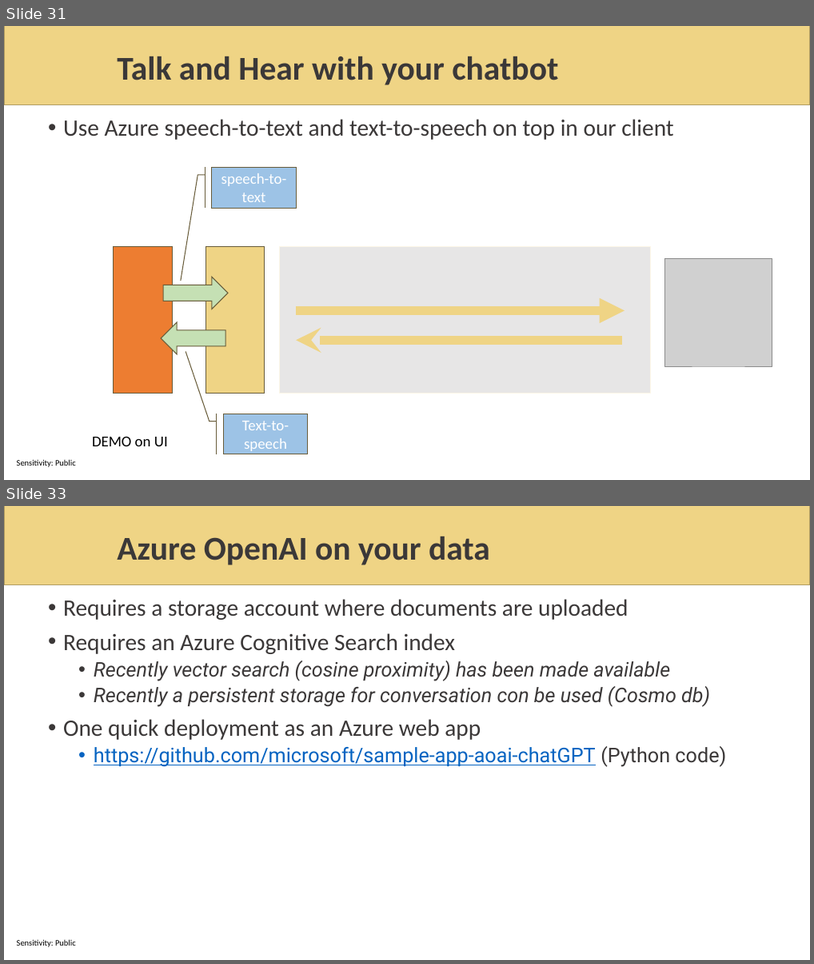
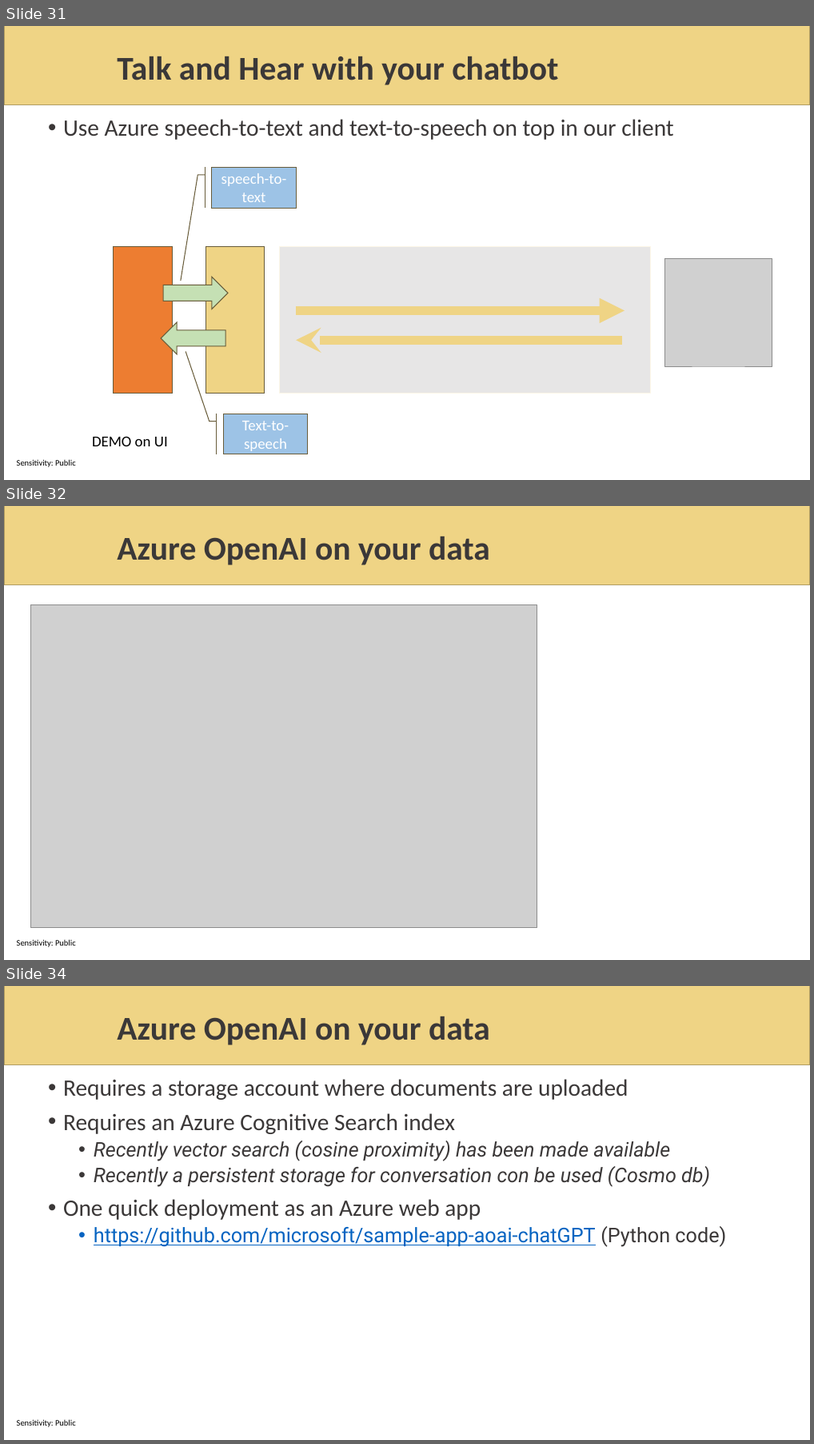
Before and after one commit to sabbadino/AzureDay2023Torino, a slide deck: sessions/room1_15_30/azure-day-ChatBot.pptx. Shown one above the other, each under a label of ours: slides 31 and 33 before the commit, slides 31, 32 and 34 after it; the slides between them are not shown. The pictures are 814x964 and 814x1444 pixels, drawn with LibreOffice and Linux fonts; fonts in the diff are those of the drawing; grey boxes stand for pictures; background and template pictures are left out. Boxes give left, top, right and bottom in pixels: in the first picture for what was removed or moved away, otherwise in the second. Text is boxed around its words. In the diff, an @@ line names an element or a change of style, - is before the commit and + after.

```diff
--- a/sessions/room1_15_30/azure-day-ChatBot.pptx
+++ b/sessions/room1_15_30/azure-day-ChatBot.pptx
@@ slide 32 added at [4, 506, 810, 960], background #FFFFFF; not listed: 2 template elements that a slide beside it also shows @@
@@ title added at [117, 536, 490, 565], 39.6 pt, text #3B3838, bold @@
+Azure OpenAI on your data
@@ picture added at [30, 604, 536, 927] @@
@@ what was slide 33 is now slide 34 @@
```
Also in this commit, not shown: 1 slide changed, 1 other slide added, 1 slide removed, 4 other files.
